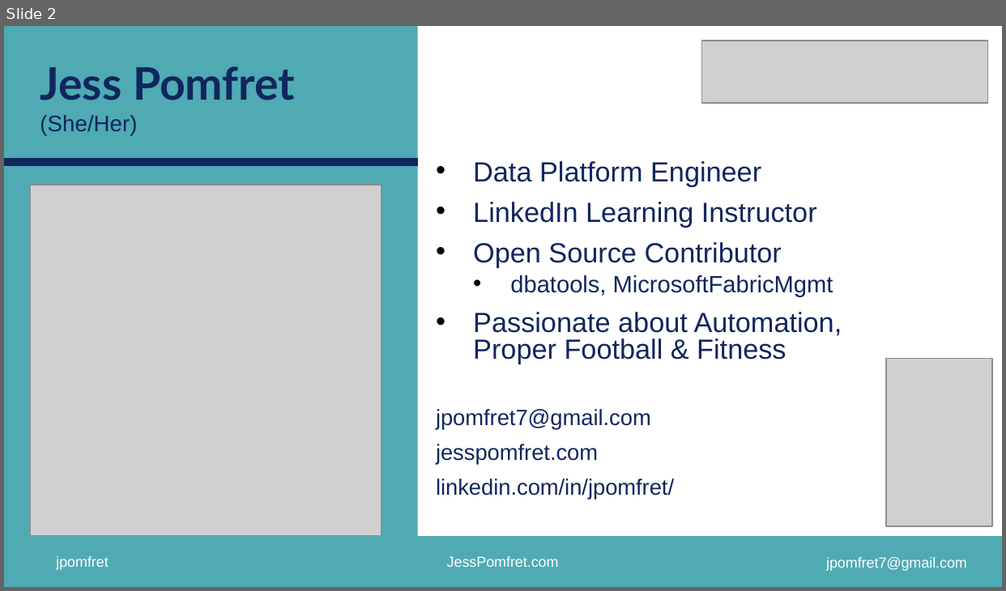
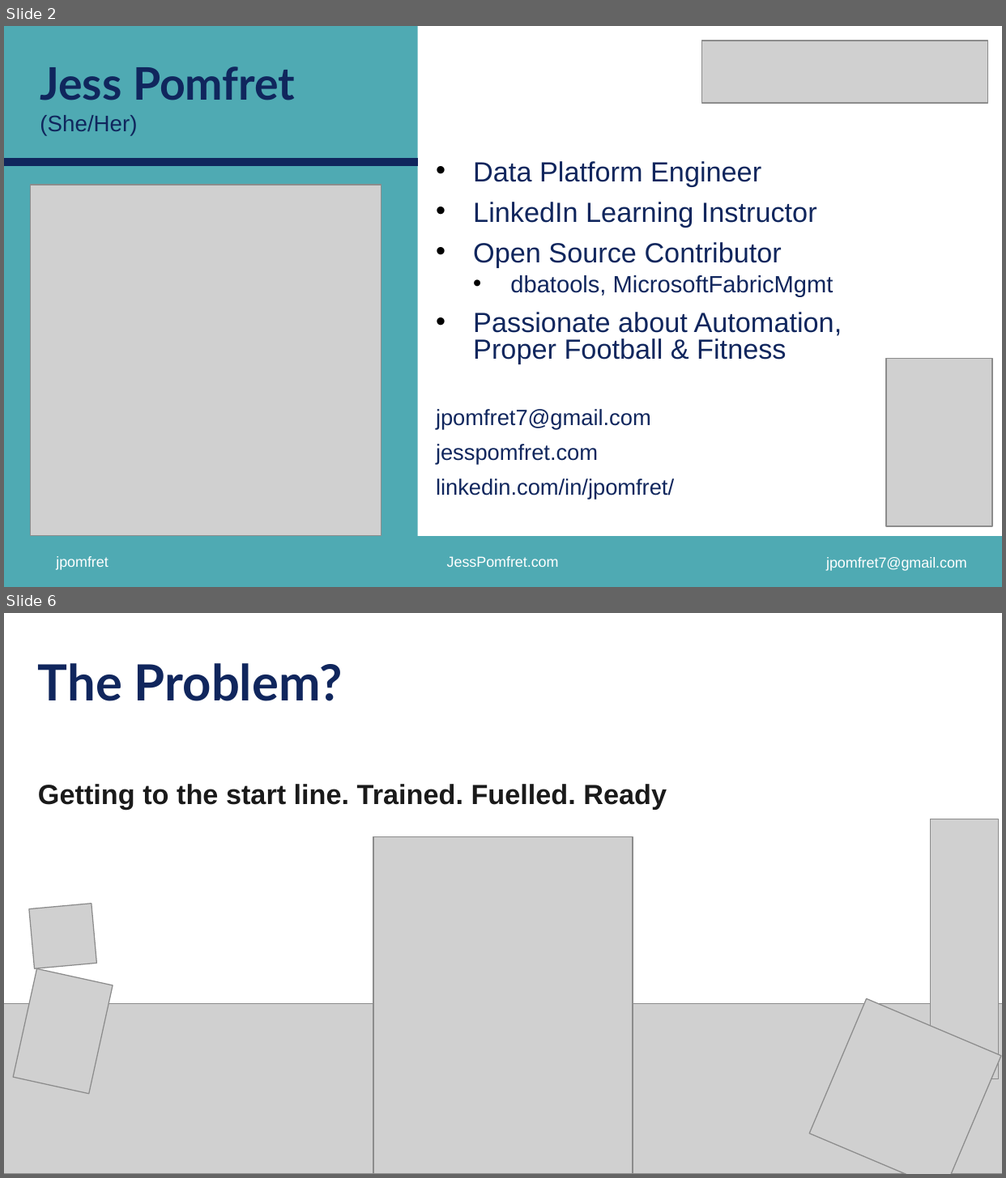
Before and after one commit to jpomfret/dab-presentation, a slide deck: Pomfret - dab - grillen - draft.pptx. Shown one above the other, each under a label of ours: slide 2 before the commit, slides 2 and 6 after it; the slides between them are not shown. The pictures are 1006x591 and 1006x1178 pixels, drawn with LibreOffice and Linux fonts; fonts in the diff are those of the drawing; grey boxes stand for pictures; background and template pictures are left out. Boxes give left, top, right and bottom in pixels: in the first picture for what was removed or moved away, otherwise in the second. Text is boxed around its words. In the diff, an @@ line names an element or a change of style, - is before the commit and + after.

```diff
--- a/Pomfret - dab - grillen - draft.pptx
+++ b/Pomfret - dab - grillen - draft.pptx
@@ slide 6 added at bbox=[4, 613, 1002, 1174], background #FFFFFF @@
@@ text added at bbox=[38, 663, 343, 701], 36 pt, text #10265D, bold @@
+The Problem?
@@ text added at bbox=[38, 784, 667, 809], 20 pt, text #1A1A1A, bold @@
+Getting to the start line. Trained. Fuelled. Ready
@@ picture added at bbox=[930, 819, 998, 1079] @@
@@ picture added at bbox=[373, 837, 633, 1174] @@
@@ picture added at bbox=[29, 904, 97, 969] @@
@@ picture added at bbox=[13, 969, 113, 1094] @@
@@ picture added at bbox=[809, 999, 1002, 1174] @@
@@ picture added at bbox=[4, 1004, 1002, 1174] @@
```
Also in this commit, not shown: 10 slides changed, 6 other slides added, 4 slides removed, 20 other files.
